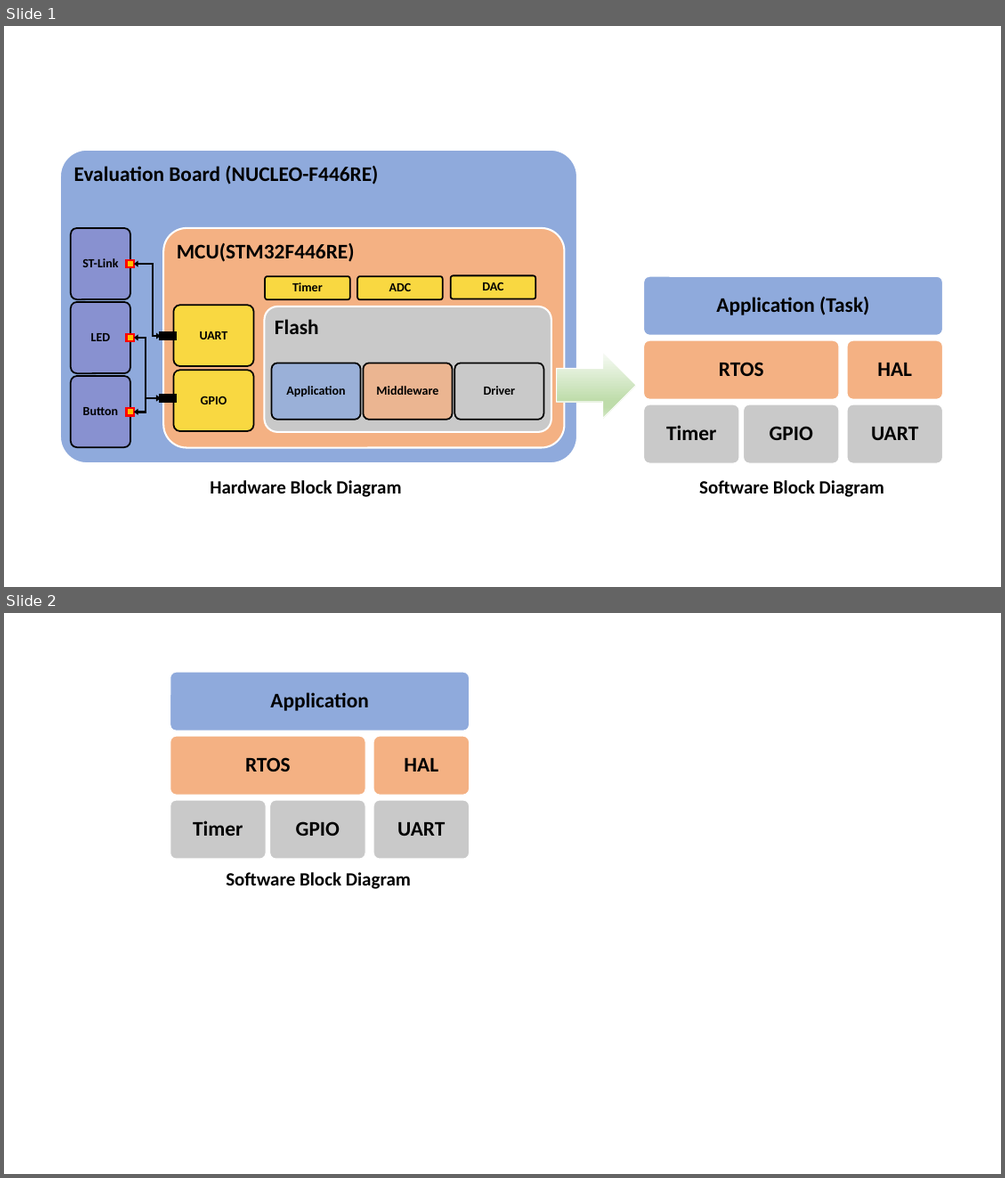
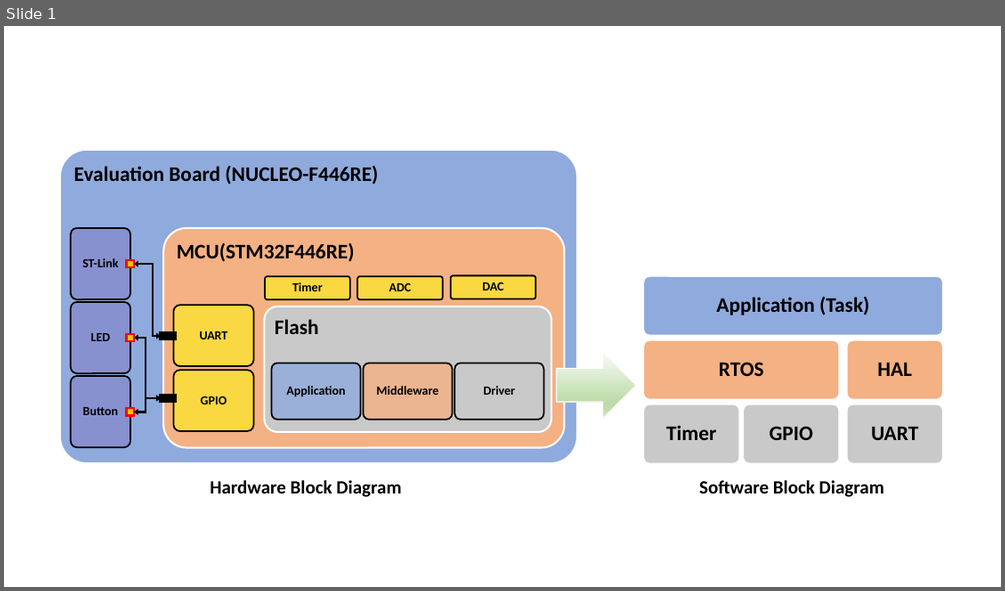
Before and after one commit to gtuja/CSC_MS, a slide deck: Resources/Part1/Part1_Resources.pptx. Shown one above the other, each under a label of ours: slides 1 and 2 before the commit, slide 1 after it. The pictures are 1005x1178 and 1005x591 pixels, drawn with LibreOffice and Linux fonts; fonts in the diff are those of the drawing. Boxes give left, top, right and bottom in pixels: in the first picture for what was removed or moved away, otherwise in the second. Text is boxed around its words. In the diff, an @@ line names an element or a change of style, - is before the commit and + after.

```diff
--- a/Resources/Part1/Part1_Resources.pptx
+++ b/Resources/Part1/Part1_Resources.pptx
@@ slide 2 removed at [4,613,1001,1174], background #FFFFFF @@
@@ group removed at [170,672,469,859]: 6 rounded rectangles, 6 texts @@
-Application
-RTOS
-Timer
-GPIO
-HAL
-UART
@@ text removed at [226,872,411,889] @@
-Software Block Diagram
```
Also in this commit, not shown: 2 slides added, 10 other files.
